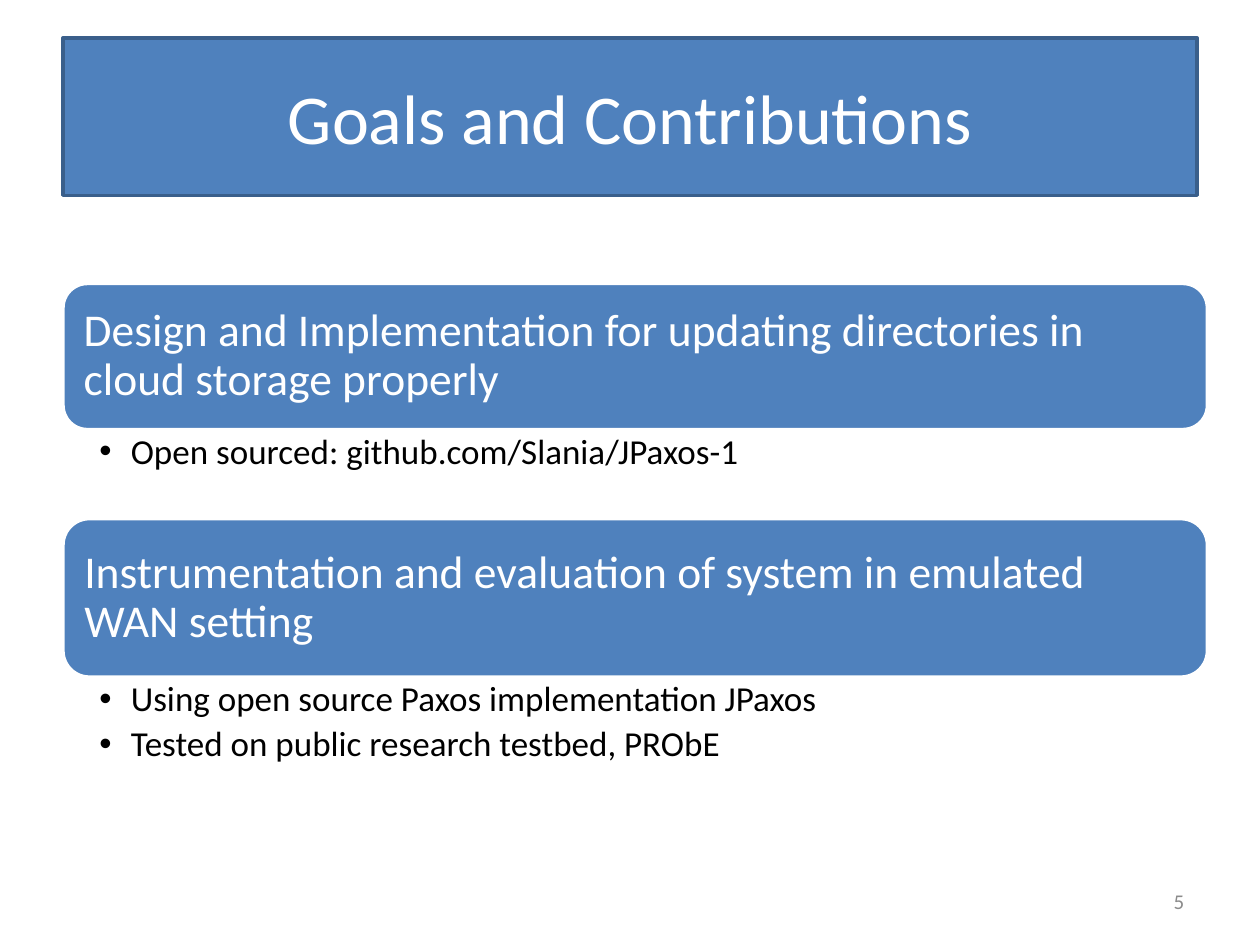
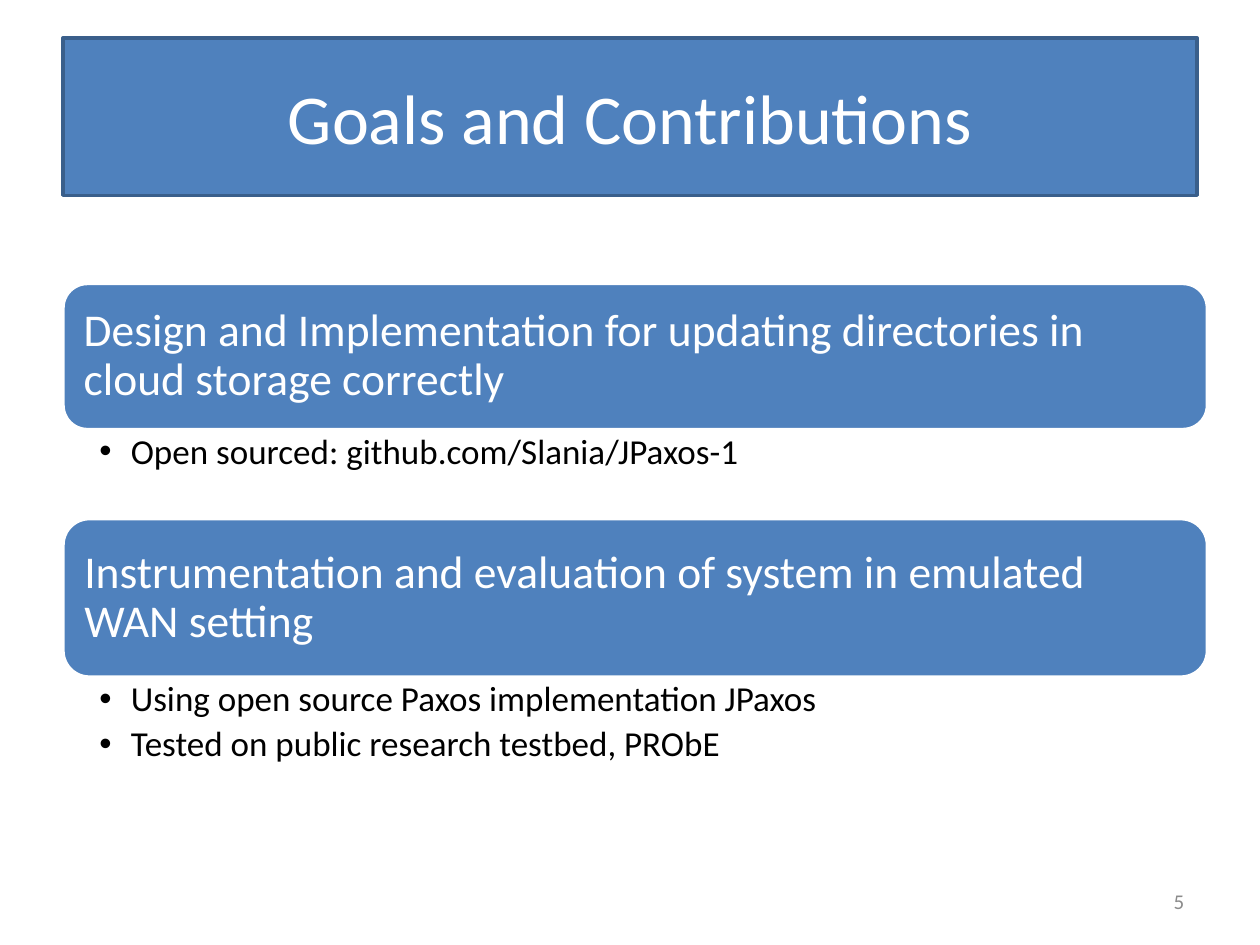
Before and after one commit to Slania/JPaxos-1, a slide deck: slide 5 of Paxos based directory updates for geo-replicated cloud storage.pptx. Drawn at 1260x945 pixels with LibreOffice and Linux fonts; fonts in the diff are those of the drawing. Boxes give left, top, right and bottom in pixels: in the first picture for what was removed or moved away, otherwise in the second. Text is boxed around its words. In the diff, an @@ line names an element or a change of style, - is before the commit and + after.

Commit message:
Sri | Updated ppt

```diff
--- a/Paxos based directory updates for geo-replicated cloud storage.pptx
+++ b/Paxos based directory updates for geo-replicated cloud storage.pptx
@@ text at [84,314,1083,403]: text changed @@
-Design and Implementation for updating directories in cloud storage properly
+Design and Implementation for updating directories in cloud storage correctly
```
Also in this commit, not shown: 2 other slides changed.
